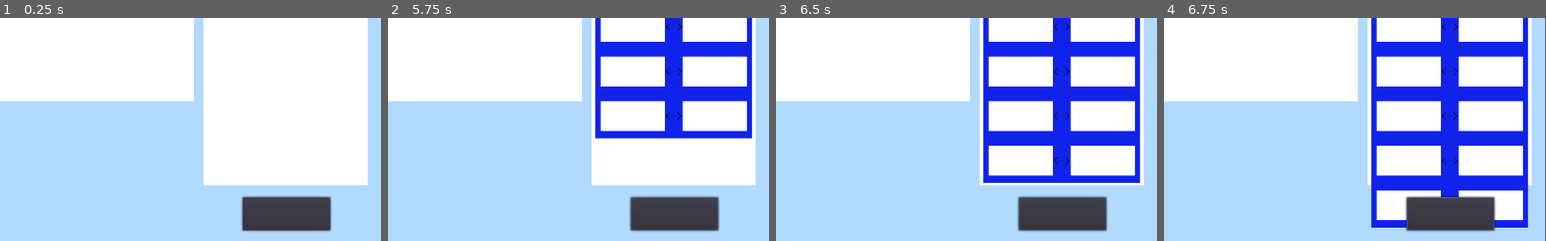
Above: before the commit, frames 1-4 (left to right).
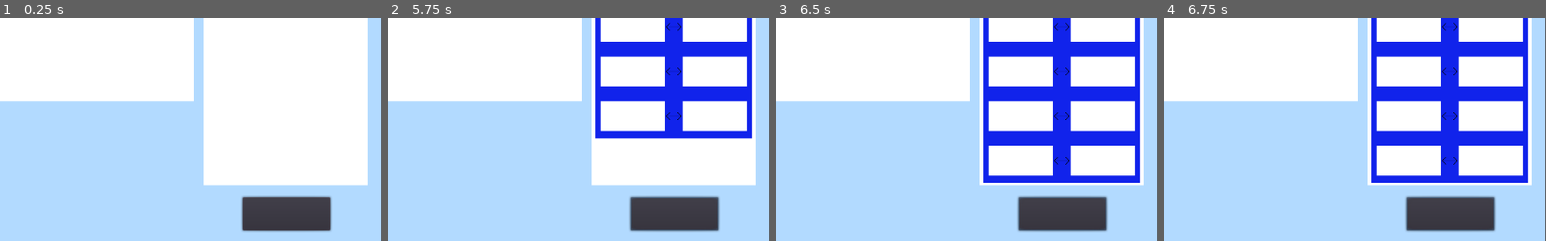
Above: after the commit, the same moments.

Repository: Pertatis/ProjetDomino
Game: Godot game, scene res://Scenes/Main.tscn
Two runs of this game, one before a commit and one after it. Both use one fixed random seed, a clock stepped at 60 frames per second and the inputs below.
Inputs (mouse positions are % of the whole screen's width and height, from its top left):
- Up to frame 1 (0.25 s): no input
- Up to frame 2 (5.75 s): click (88, 94) at 0.5 s; click (88, 94) at 1.25 s; click (88, 94) at 2 s; tap Enter at 2.75, 4.25 s; move the mouse to (7, 17) at 2.77 s; click (7, 17) at 2.92 s; tap Space at 3.5, 5 s; move the mouse to (7, 51) at 3.52 s; click (7, 51) at 3.67 s; move the mouse to (7, 34) at 4.27 s; click (7, 34) at 4.42 s; move the mouse to (7, 84) at 5.02 s; click (7, 84) at 5.17 s
- Up to frame 3 (6.5 s): tap Enter at 5.75 s; move the mouse to (7, 67) at 5.77 s; click (7, 67) at 5.92 s
- Up to frame 4 (6.75 s): tap Space at 6.5 s; move the mouse to (18, 34) at 6.52 s; click (18, 34) at 6.67 s
The pictures show only the part of the screen within x 50-100%, y 50-100%; the shares and areas given below are measured in that part.

Frames 1-3 are identical in both runs. In frame 4, 5.1% of the frame differs, in the area x 54-96%, y 73-95%.

Commit message:
fixed rule signals

Diff:
--- a/Scenes/Main.gd
+++ b/Scenes/Main.gd
@@ -10,13 +10,12 @@
 var regle_inst:PackedScene = preload("res://Scenes/Règle.tscn")
 
 
-
-
 var base:bool = false
 var objectif:bool = false
 
 
 const max_nb_domino = 13
+const max_nb_regles = 8
 func _ready():
 	base = true
 	$"%PanelBase".color = Color.gainsboro
@@ -97,15 +96,14 @@
 		base = false
 		$"%PanelBase".color = Color.white
 
-
 func _on_Button_pressed():
-	var instance_regle = regle_inst.instance()
-	instance_regle.position = $"%ReglePoint".position + (Vector2.DOWN * 60 * ($"%PanelRegles".get_child_count() - 1))
-	instance_regle.connect("regle_activer",self,"regle_activer_handle")
-	$"%PanelRegles".add_child(instance_regle)
+	if $"%PanelRegles".get_child_count() -1 < max_nb_regles :
+		var instance_regle = regle_inst.instance()
+		instance_regle.position = $"%ReglePoint".position + (Vector2.DOWN * 60 * ($"%PanelRegles".get_child_count() - 1))
+		instance_regle.connect("regle_activer",self,"regle_activer_handle")
+		$"%PanelRegles".add_child(instance_regle)
 
 func regle_activer_handle():
-	print('cc')
 	base = false
 	objectif = false
 	$"%PanelBase".color = Color.white
--- a/Scenes/Main.tscn
+++ b/Scenes/Main.tscn
@@ -106,3 +106,4 @@
 [connection signal="click_domino_jaune" from="PanelFond/PanelPalette/DominoPaletteJaune" to="." method="_on_DominoPaletteJaune_click_domino_jaune"]
 [connection signal="gui_input" from="PanelFond/PanelBase" to="." method="_on_PanelBase_gui_input"]
 [connection signal="pressed" from="Button" to="." method="_on_Button_pressed"]
+[connection signal="toggled" from="Button" to="." method="_on_Button_toggled"]
--- a/Scenes/Règle.gd
+++ b/Scenes/Règle.gd
@@ -5,9 +5,6 @@
 var gauche:bool = false
 var droite:bool = false
 var regle: bool = false
-
-func _ready():
-	pass
 
 
 func _on_ColorRect_gui_input(event):
@@ -17,7 +14,7 @@
 		if not droite:
 			gauche = true
 			$"%Gauche".color = Color.gainsboro
-	emit_signal("regle_activer")
+		emit_signal("regle_activer")
 
 func _on_Gauche_gui_input(event):
 	if event is InputEventMouseButton and event.button_index == BUTTON_LEFT and event.is_pressed():
@@ -25,7 +22,7 @@
 		droite = false
 		$"%Gauche".color = Color.gainsboro
 		$"%Droite".color = Color.white
-	emit_signal("regle_activer")
+		emit_signal("regle_activer")
 
 func _on_Droite_gui_input(event):
 	if event is InputEventMouseButton and event.button_index == BUTTON_LEFT and event.is_pressed():
@@ -33,4 +30,4 @@
 		droite = true
 		$"%Gauche".color = Color.white
 		$"%Droite".color = Color.gainsboro
-	emit_signal("regle_activer")
+		emit_signal("regle_activer")
--- a/Scenes/Règle.tscn
+++ b/Scenes/Règle.tscn
@@ -28,7 +28,6 @@
 color = Color( 0.0666667, 0.137255, 0.921569, 1 )
 
 [node name="AreaPrincipale" type="Area2D" parent="ColorRect"]
-visible = false
 
 [node name="CollisionShape2D" type="CollisionShape2D" parent="ColorRect/AreaPrincipale"]
 position = Vector2( 105, 30 )
@@ -45,7 +44,6 @@
 theme = SubResource( 5 )
 
 [node name="AreaGauche" type="Area2D" parent="ColorRect/Gauche"]
-visible = false
 
 [node name="CollisionShape2D" type="CollisionShape2D" parent="ColorRect/Gauche/AreaGauche"]
 position = Vector2( 21.5, 10 )
@@ -72,7 +70,6 @@
 position = Vector2( 2, 10 )
 
 [node name="AreaDroite" type="Area2D" parent="ColorRect/Droite"]
-visible = false
 
 [node name="CollisionShape2D" type="CollisionShape2D" parent="ColorRect/Droite/AreaDroite"]
 position = Vector2( 21.5, 10 )
